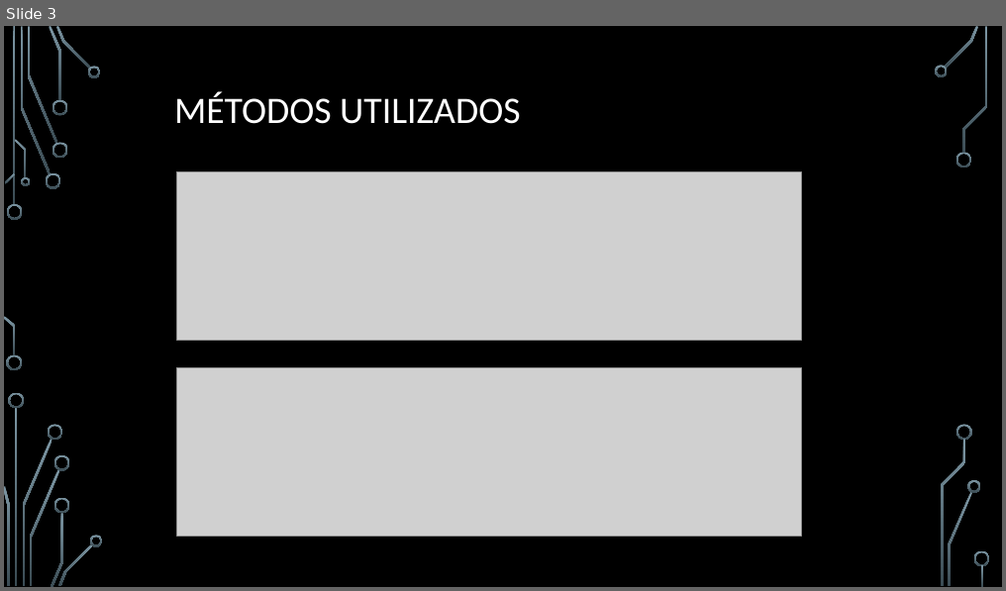
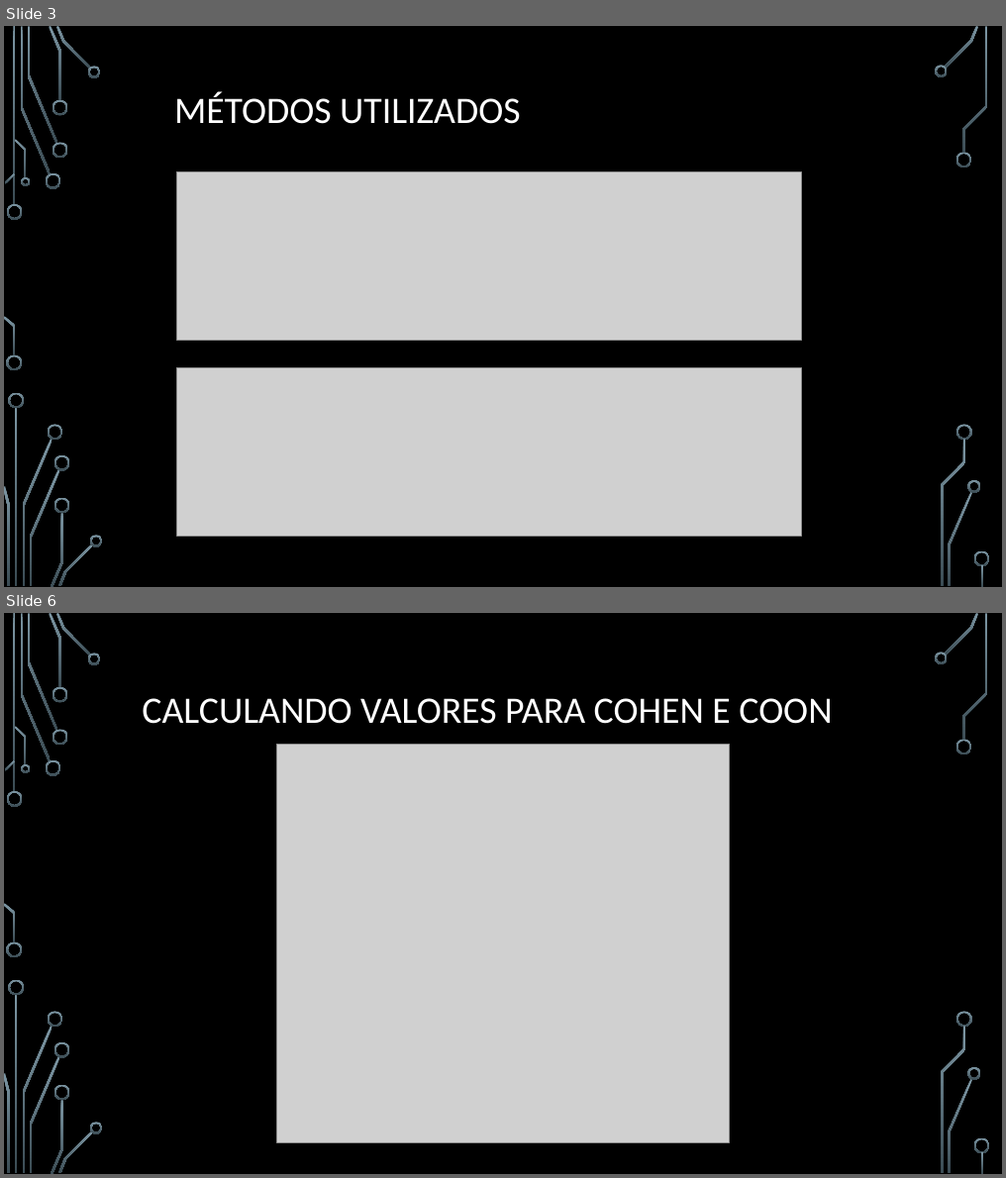
Before and after one commit to MathCarv/C213, a slide deck: documents/Trabalho de Sistemas Embarcados (C213).pptx. Shown one above the other, each under a label of ours: slide 3 before the commit, slides 3 and 6 after it; the slides between them are not shown. The pictures are 1006x591 and 1006x1178 pixels, drawn with LibreOffice and Linux fonts; fonts in the diff are those of the drawing; grey boxes stand for pictures; background and template pictures are left out. Boxes give left, top, right and bottom in pixels: in the first picture for what was removed or moved away, otherwise in the second. Text is boxed around its words. In the diff, an @@ line names an element or a change of style, - is before the commit and + after.

```diff
--- a/documents/Trabalho de Sistemas Embarcados (C213).pptx
+++ b/documents/Trabalho de Sistemas Embarcados (C213).pptx
@@ slide 6 added at <box>4,613,1002,1174</box>, background picture (left out); not listed: 36 template elements that a slide beside it also shows @@
@@ title added at <box>142,698,832,724</box>, 36 pt, text #FFFFFF @@
+CALCULANDO VALORES PARA COHEN E COON
@@ picture added at <box>276,744,729,1143</box> @@
```
Also in this commit, not shown: 9 other slides added, 1 slide removed, 9 other files.
